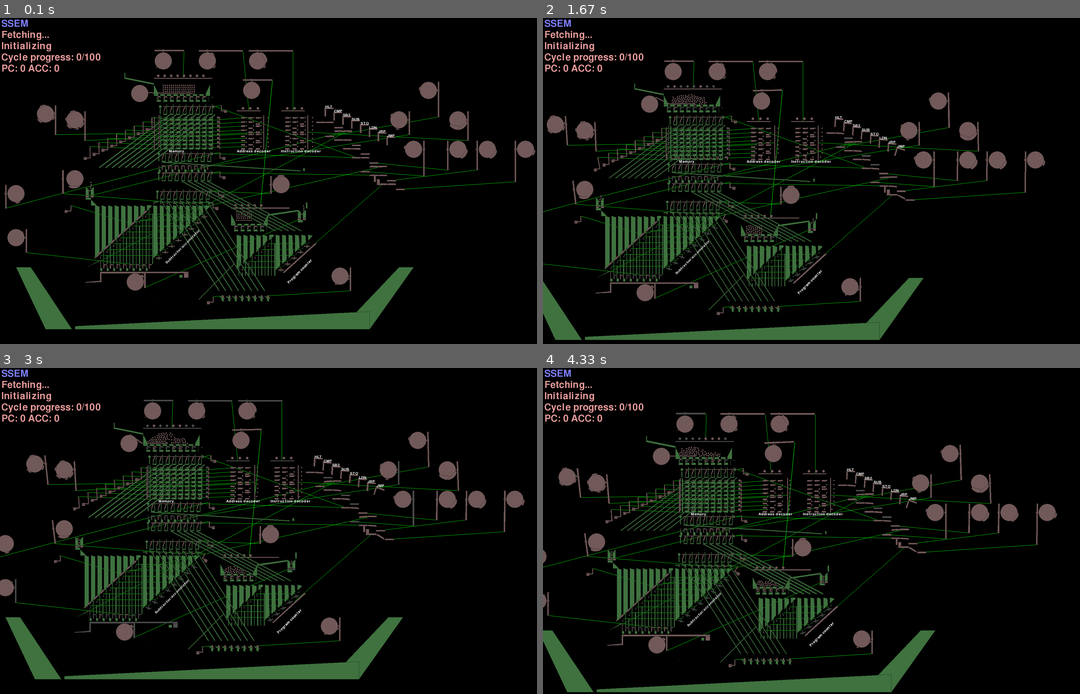
Above: before the commit, frames 1-4 (two rows, left to right).
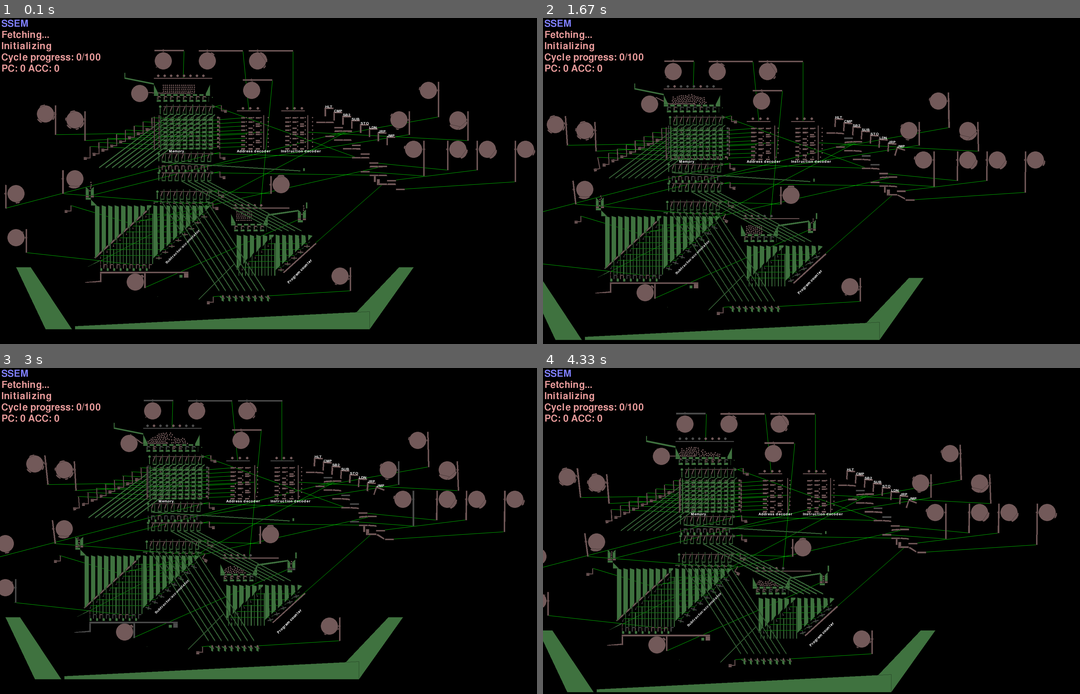
Above: after the commit, the same moments.

Repository: jmacarthur/box2d-ssem
Game: pygame game, started from main.py
Same seed, same stepped clock (60 frames per second), same inputs: the game is played once before the commit and once after it.
Inputs (mouse positions are in pixels of both pictures, inside the frame that each line leads up to):
- Up to frame 1 (0.1 s): no input
- Up to frame 2 (1.67 s): hold Right 0.33-0.8 s; move the mouse to (790, 194) at 0.37 s; hold Up 0.83-1.13 s; tap Space at 0.9, 1.23, 1.53 s; hold Right 1.17-1.63 s
- Up to frame 3 (3 s): hold Left 1.67-2.2 s; tap Space at 1.73, 2.03, 2.63, 2.97 s; click (102, 609) at 2.28 s; hold Down 2.57-2.87 s; hold Left from 2.9 s (still down)
- Up to frame 4 (4.33 s): tap Space at 3.27, 3.4, 3.8, 4.1 s; release Left at 3.3 s; hold Up 3.33-3.7 s; hold Right from 3.73 s (still down)

The runs differ from the first frame. In frame 1, less than 0.1% of the frame differs, in the area x 39-51%, y 14-59%; in frame 2, 0.1%; in frame 3, 0.1%; in frame 4, 0.2%, in the area x 35-50%, y 18-69%.

Commit message:
Move another three cams into cams.py

Diff:
--- a/cams.py
+++ b/cams.py
@@ -2,8 +2,11 @@
 
 from collections import namedtuple
 
-Cam = namedtuple("Cam", field_names = ["xpos", "ypos", "steps", "offset", "signal_name"])
+Cam = namedtuple("Cam", field_names = ["xpos", "ypos", "steps", "offset", "signal_name", "horizontal"])
 
 cams = [
-    Cam(300, 200, [(0.0,0.02)], 1, "PC INJECTOR"),
+    Cam(300, 200, [(0.0,0.02)], 1, "PC INJECTOR", horizontal=False),
+    Cam(150,300, [(0.05,0.07)], 0, "MEMORY DECODER INPUT HOLDOFF", horizontal=False),
+    Cam(-400, 120, [(0.02, 0.07), (0.31,0.1), (0.64,0.1), (0.95,0.03)], -1, "MEMORY RETURN", horizontal=True),
+    Cam(-300,100, [(0.03,0.11), (0.17,0.05), (0.31,0.1), (0.48,0.05), (0.65,0.1), (0.96,0.03)], -1, "MEMORY DECODER OUTPUT HOLDOFF", horizontal=True)
 ]
--- a/main.py
+++ b/main.py
@@ -1005,36 +1005,29 @@
 
         # Cam mapping from signal name to computer part and arm length
         cam_mapping = {
-            "PC INJECTOR": (self.parts.pc_injector_raiser, 100)
+            "PC INJECTOR": (self.parts.pc_injector_raiser, 100),
+            "MEMORY DECODER INPUT HOLDOFF": (self.parts.memory_selector_holdoff, 150),
+            "MEMORY RETURN": (self.memory_returning_gate,100),
+            "MEMORY DECODER OUTPUT HOLDOFF": (self.parts.memory_follower_holdoff, 100),
         }
+
+        # Cam 5: Regenerator 1
+        self.basic_cam(800, 100, 80, [(0.24,0.05), (0.56,0.05)], 0, self.parts.upper_regen_control, horizontal=True)
+
+        # Cam 6: Split to instruction register
+        self.basic_cam(400,-120, 60, [(0.18, 0.12)], 2, self.parts.diverter_3, horizontal=True, reverse_direction=True, bump_height=4)
+
+        # Cam 7: Instruction selector holdoff (vertical)
+        self.basic_cam(320, 300, 150, [(0.04, 0.2), (0.32,0.06)], 0, self.parts.instruction_selector_holdoff)
 
         for c in cams:
             if c.signal_name in cam_mapping:
                 (attachment_part, arm_length) = cam_mapping[c.signal_name]
-                self.basic_cam(c.xpos, c.ypos, arm_length, c.steps, c.offset, attachment_part)
+                self.basic_cam(c.xpos, c.ypos, arm_length, c.steps, c.offset, attachment_part, horizontal=c.horizontal)
             else:
-                raise Error("Can't find a part to attach signal '{}' to ".format(c.signal_name))
-
-        # Cam 1: Fires PC injector, reading PC into address reg.
-        self.basic_cam(300,200, 100, [(0.0,0.02)], 1, self.parts.pc_injector_raiser)
+                raise Exception("Can't find a part to attach signal '{}' to ".format(c.signal_name))
+
         # Cam 2: Main memory selector lifter
-        self.basic_cam(150,300, 150, [(0.05,0.07), (0.32, 0.06)], 0, self.parts.memory_selector_holdoff)
-
-        # Cam 2: Memory returner (left side)
-        self.basic_cam(-400,120, 100, [(0.02, 0.07), (0.31,0.1), (0.64,0.1), (0.95,0.03)], -1, self.memory_returning_gate, horizontal=True)
-
-        # Cam 4: Memory holdoff (right side)
-        self.basic_cam(-300,100, 100, [(0.03,0.11), (0.17,0.05), (0.31,0.1), (0.48,0.05), (0.65,0.1), (0.96,0.03)], -1, self.parts.memory_follower_holdoff, horizontal=True)
-
-        # Cam 5: Regenerator 1
-        self.basic_cam(800, 100, 80, [(0.24,0.05), (0.56,0.05)], 0, self.parts.upper_regen_control, horizontal=True)
-
-        # Cam 6: Split to instruction register
-        self.basic_cam(400,-120, 60, [(0.18, 0.12)], 2, self.parts.diverter_3, horizontal=True, reverse_direction=True, bump_height=4)
-
-        # Cam 7: Instruction selector holdoff (vertical)
-        self.basic_cam(320, 300, 150, [(0.04, 0.2), (0.32,0.06)], 0, self.parts.instruction_selector_holdoff)
-
         # Cam 8: Sender eject.
         # Note timing hazard. We cannot raise selector and eject until
         # regenerated data is written back, so we delay for a few
